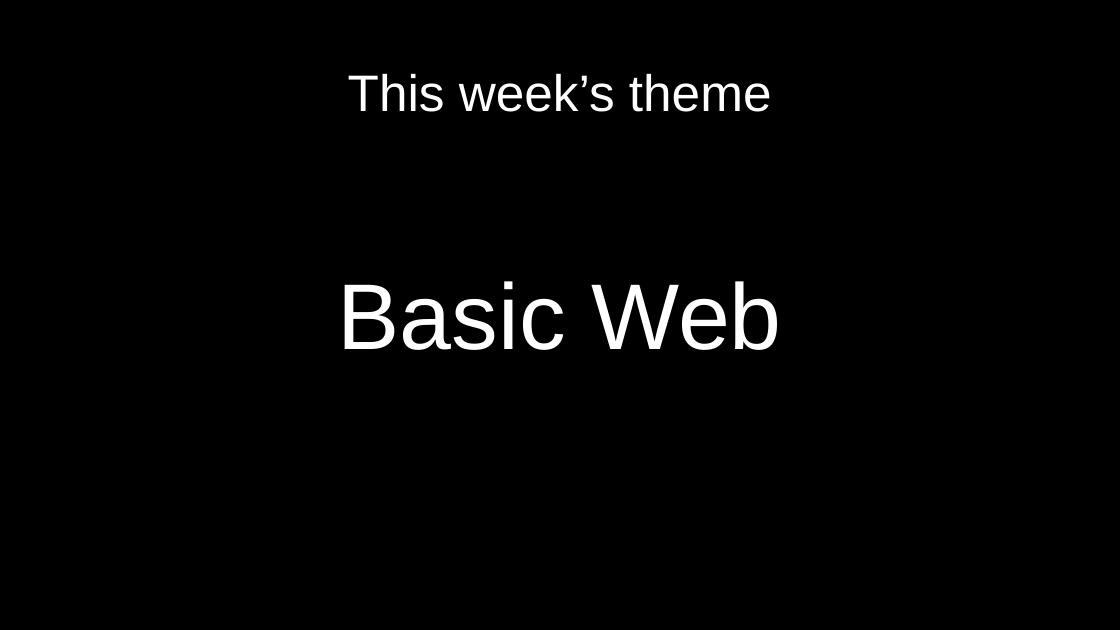
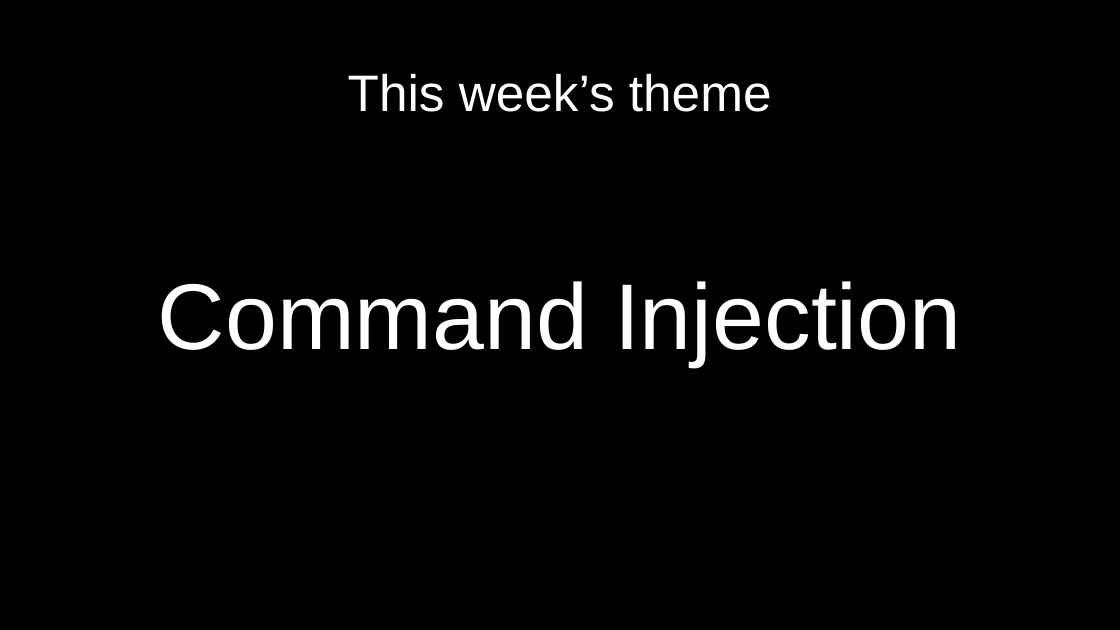
Before and after one commit to Whitehat-Society/sishacks2018, a slide deck: slide 54 of Week 4/Week4.pptx. Drawn at 1120x630 pixels with LibreOffice and Linux fonts; fonts in the diff are those of the drawing. Boxes give left, top, right and bottom in pixels: in the first picture for what was removed or moved away, otherwise in the second. Text is boxed around its words. In the diff, an @@ line names an element or a change of style, - is before the commit and + after.

```diff
--- a/Week 4/Week4.pptx
+++ b/Week 4/Week4.pptx
@@ text at (x1=158, y1=281, x2=961, y2=366): text changed @@
-Basic Web
+Command Injection
```
Also in this commit, not shown: 1 other file.
